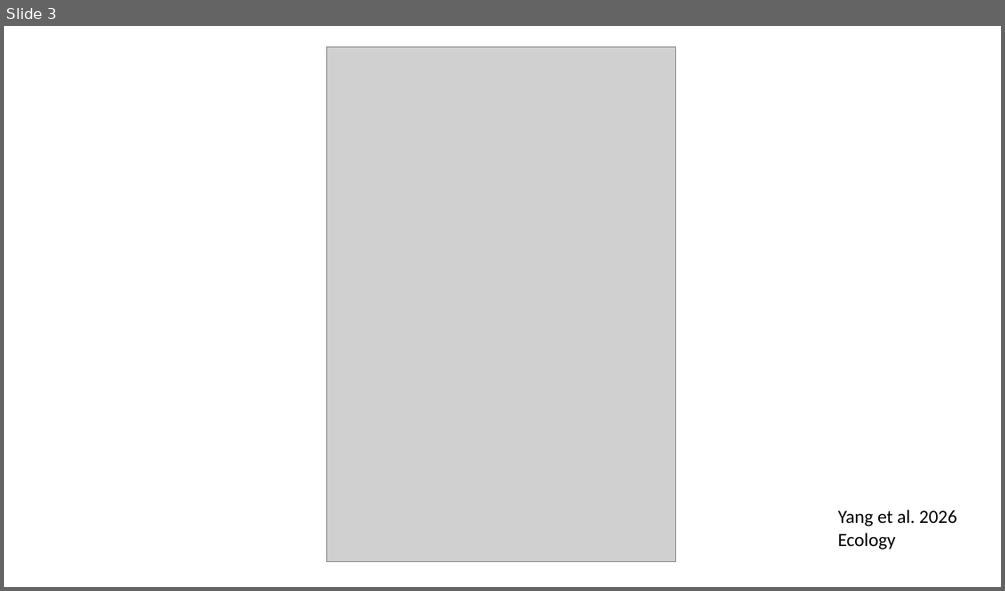
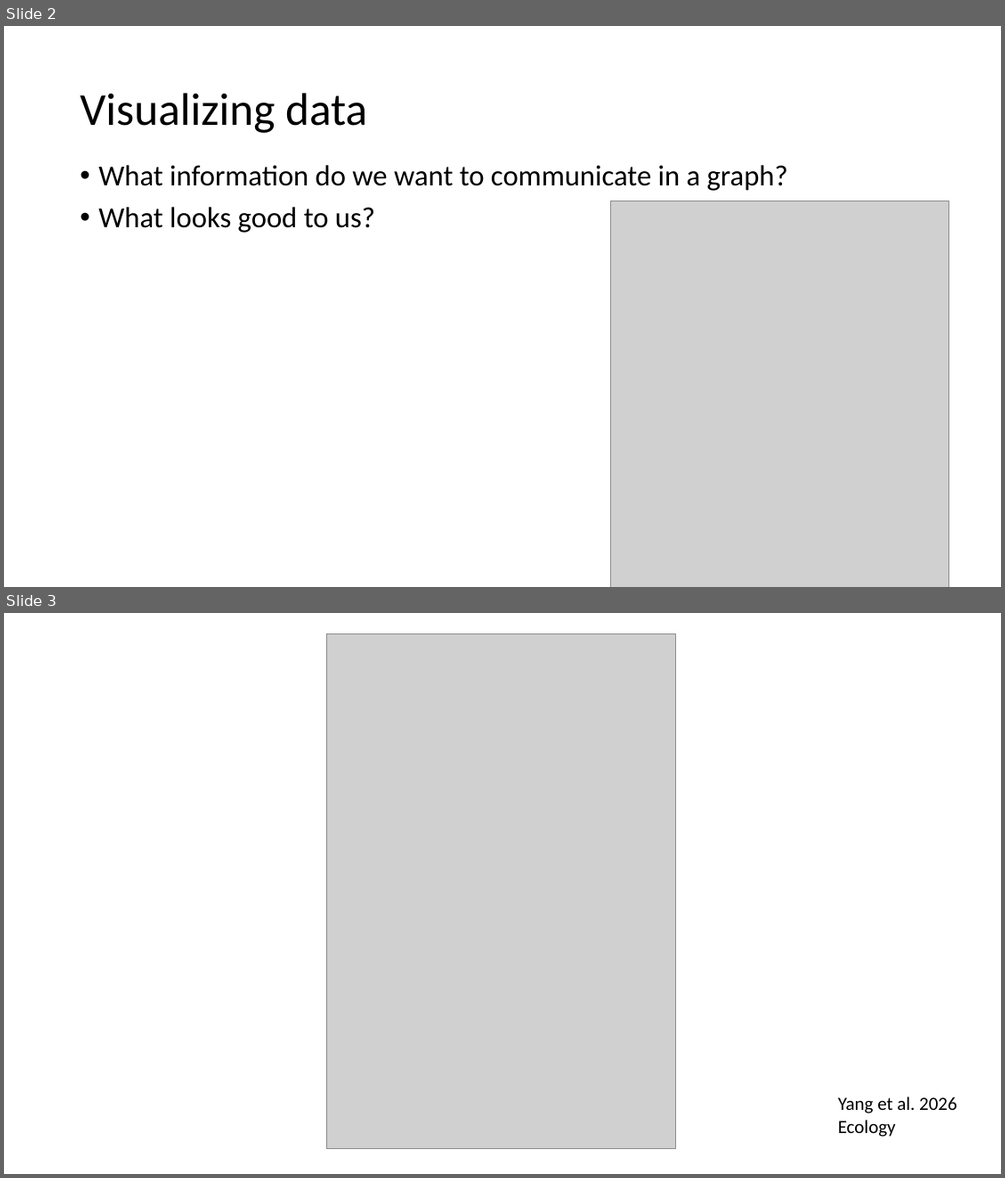
Before and after one commit to hahnp13/Workshops, a slide deck: Slides and materials/ppt files and materials/DataViz.pptx. Shown one above the other, each under a label of ours: slide 3 before the commit, slides 2 and 3 after it. The pictures are 1005x591 and 1005x1178 pixels, drawn with LibreOffice and Linux fonts; fonts in the diff are those of the drawing; grey boxes stand for pictures. Boxes give left, top, right and bottom in pixels: in the first picture for what was removed or moved away, otherwise in the second. Text is boxed around its words. In the diff, an @@ line names an element or a change of style, - is before the commit and + after.

```diff
--- a/Slides and materials/ppt files and materials/DataViz.pptx
+++ b/Slides and materials/ppt files and materials/DataViz.pptx
@@ slide 2 added at (4, 26, 1001, 587), background #FFFFFF @@
@@ title added at (80, 93, 367, 133), 44 pt, text #000000 @@
+Visualizing data
@@ text added at (98, 165, 788, 232), 28 pt, text #000000 @@
+• What information do we want to communicate in a graph?
+• What looks good to us?
@@ picture added at (610, 200, 948, 587) @@
```
Also in this commit, not shown: 5 slides changed, 3 other slides added, 1 slide removed.
